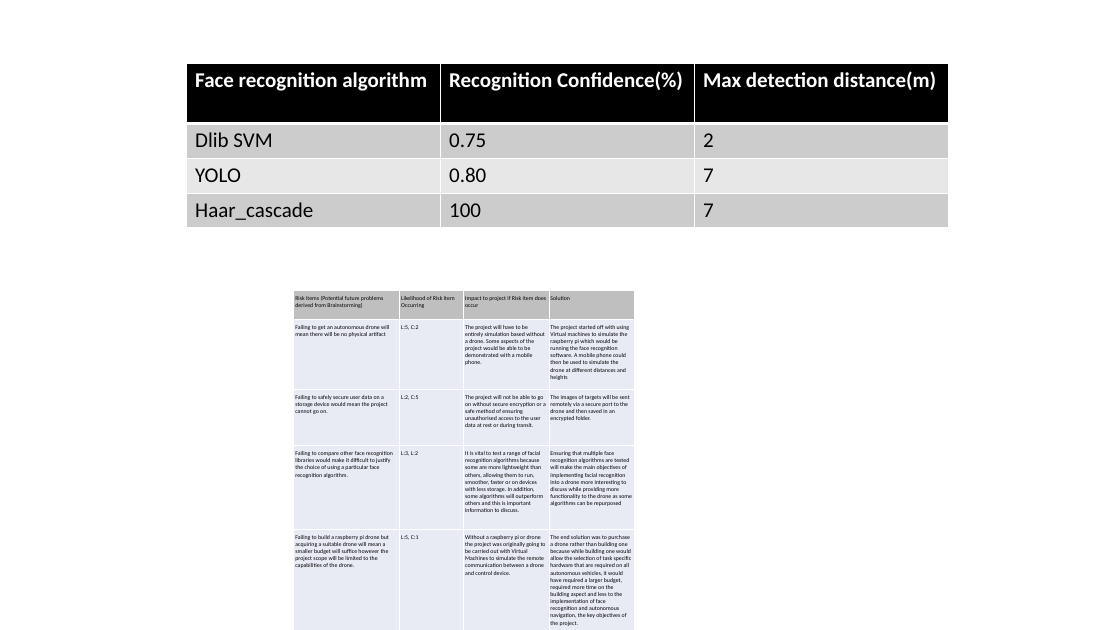
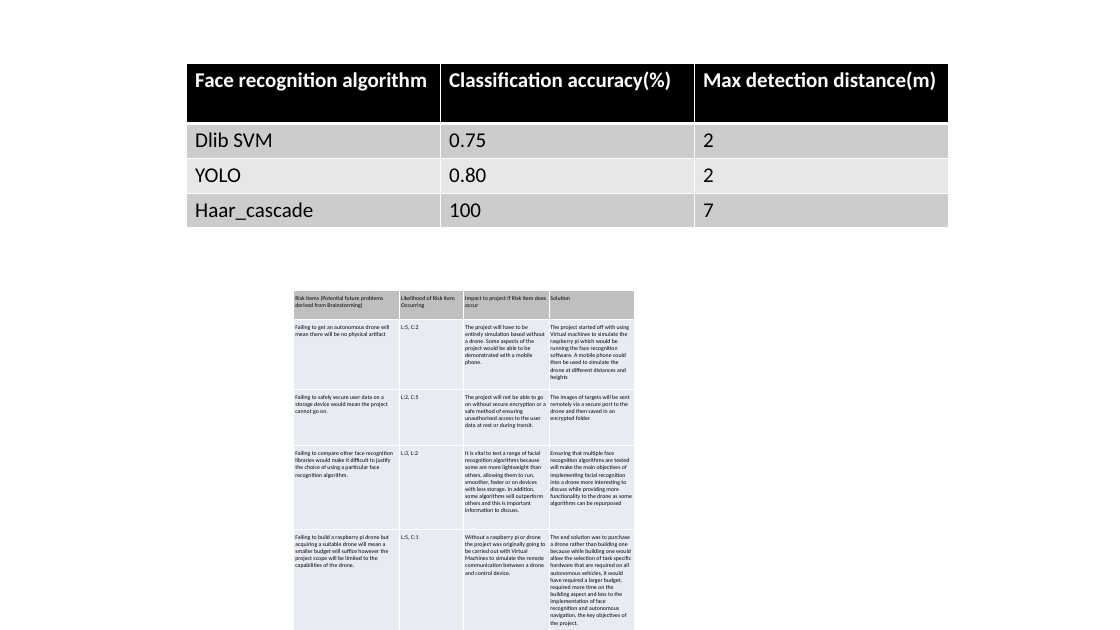
Before and after one commit to Progr4m4573R/MSc-Robotics-and-Autonomous-Systems, a slide deck: slide 2 of Frontiers of Robotics Research/Project/msc project face recognition results table.pptx. Drawn at 1120x630 pixels with LibreOffice and Linux fonts; fonts in the diff are those of the drawing. Boxes give left, top, right and bottom in pixels: in the first picture for what was removed or moved away, otherwise in the second. Text is boxed around its words. In the diff, an @@ line names an element or a change of style, - is before the commit and + after.

```diff
--- a/Frontiers of Robotics Research/Project/msc project face recognition results table.pptx
+++ b/Frontiers of Robotics Research/Project/msc project face recognition results table.pptx
@@ table at (187, 64, 948, 229) @@
-row 1, column 2: Recognition Confidence(%)
+row 1, column 2: Classification accuracy(%)
-row 3, column 3: 7
+row 3, column 3: 2
@@ borders changed @@
```
Also in this commit, not shown: 7 other files.
